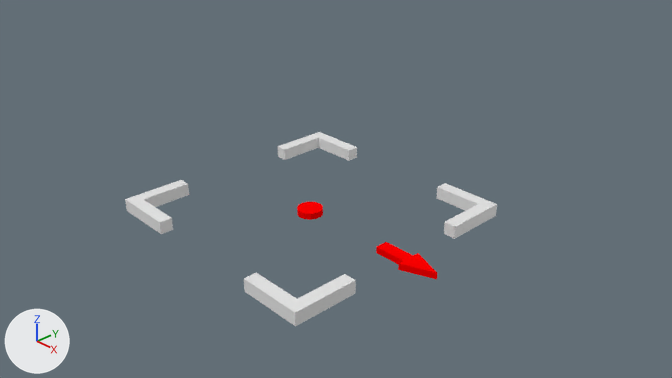
One commit to the Blender file cf_stand.blend: the scene before it, then after it.
Both versions are drawn from the file's camera 'Camera'. Every picture has the same lights, and +X, +Y and +Z are marked at lower left.
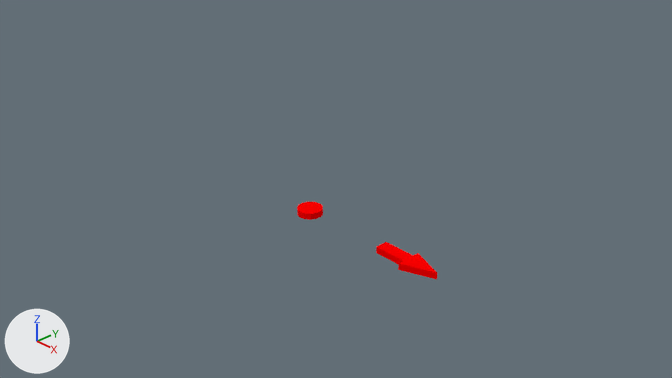
What differs and where, as boxes [x1, y1, x2, y2] in the pictures (672 x 378 px):
'Cube', deleted
    before: [125, 132, 497, 327]

The edits, one by one:
Object 'Cube' (ob_cube) is deleted.
